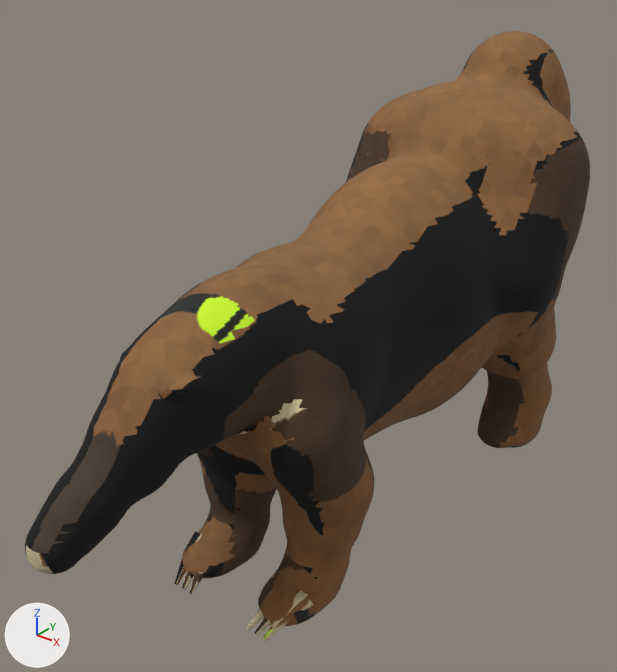
An edit to the glTF model reference/models/bohemia/own_body/ground_sloth.glb, drawn before and after from the same camera.
Camera for both pictures: a 50 mm camera at (59.7, -92.2, 78.2) aimed at (-4.6, -11.7, 28.3). Arrows for +X, +Y and +Z are at lower left; the lights stay in place. The picture after the commit comes second. Vertices at exactly the same position are counted once.

Objects in the first picture: 'ground_sloth'.
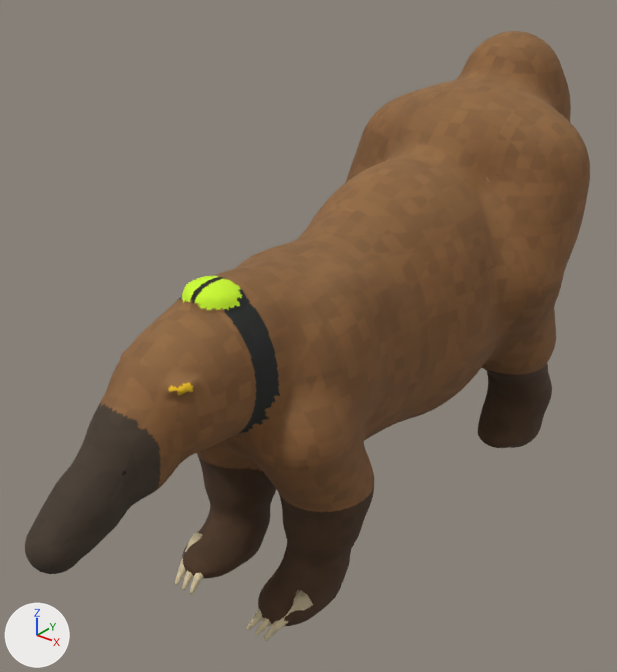
What differs and where, as boxes (x1, y1, x2, y2) in the pictures (617 x 672 px; the box of a moved part takes in the faces that stretch with it):
part 1 of me_ground_sloth, moved or reshaped: (181, 274, 319, 365) in both
part 2 of me_ground_sloth, surface changed: (25, 32, 590, 641) in both

The edits, one by one:
me_ground_sloth is used by ob_ground_sloth; location (0.0, 0.0, 0.0).
me_ground_sloth had 37010 vertices, 73992 faces and spanned x -18.6..18.6, y -59.2..46.0, z -2.2..63.4.
me_ground_sloth now has 37048 vertices, 74068 faces and spans x -18.6..18.6, y -59.2..46.0, z -2.2..63.4.
me_ground_sloth part 1: 11 vertices moved from x -3.1..8.7, y -32.3..-26.8, z 35.9..43.8 to x -3.5..8.7, y -32.4..-26.8, z 35.9..44.2; 101 vertices removed from x -3.1..3.1, y -36.6..-31.0, z 42.3..43.7; 139 vertices added at x -3.6..3.6, y -36.6..-31.0, z 42.4..44.4.
me_ground_sloth part 2: 71477 kept faces spanning x -18.6..18.6, y -59.2..46.0, z -2.2..63.4 get new texture (UV) coordinates.
Other edits to the shape of me_ground_sloth do not show in these pictures.
